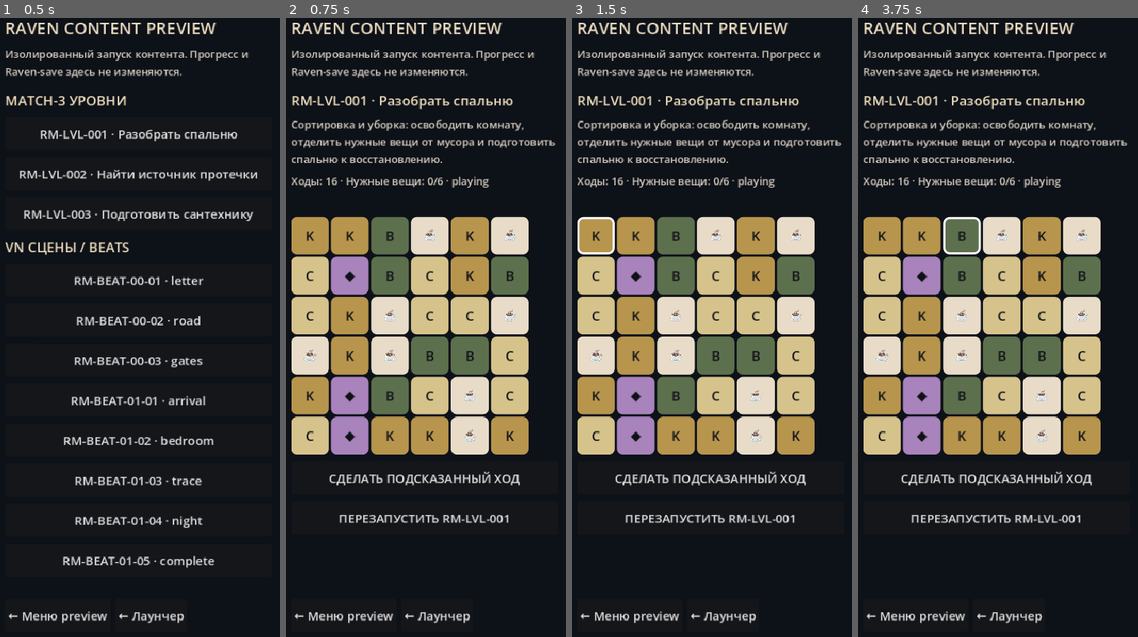
Above: before the commit, frames 1-4 (left to right).
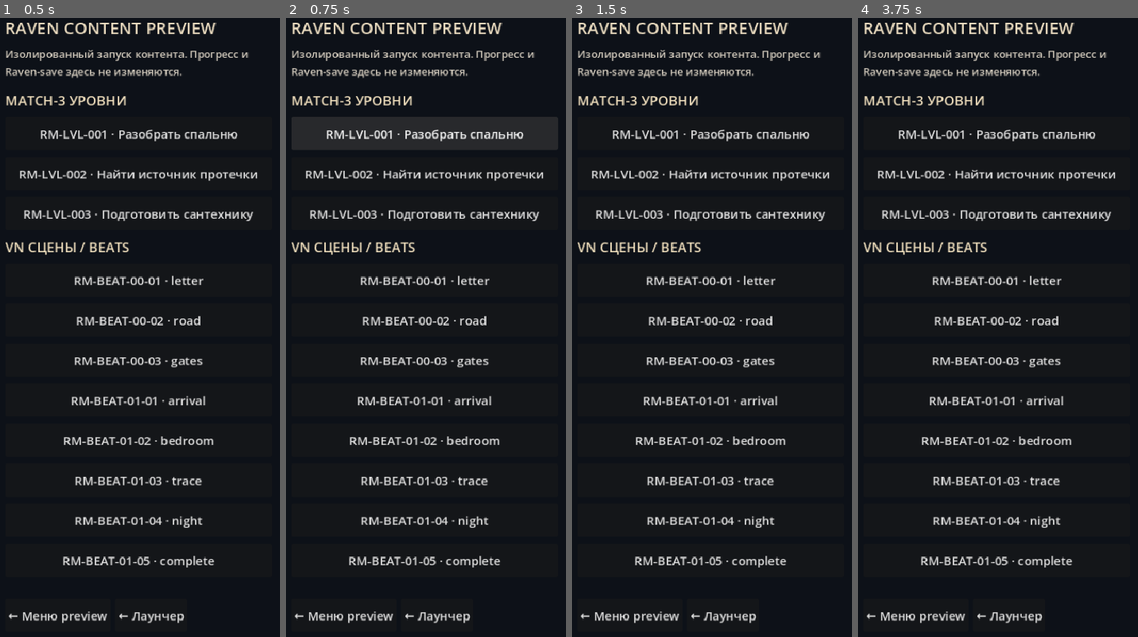
Above: after the commit, the same moments.

Repository: bezdredoff/RavenManor-Godot
Game: Godot game, scene res://scenes/raven/content_preview.tscn
The game is run twice, just before and just after one commit, with the same random seed, the same clock (stepped at 60 frames per second) and the same inputs. This scene is started directly instead of the project's main scene.
Inputs (mouse positions are in pixels of both pictures, inside the frame that each line leads up to):
- Up to frame 1 (0.5 s): no input
- Up to frame 2 (0.75 s): click "RM-LVL-001 · Разобрать спальню" at 0.5 s
- Up to frame 3 (1.5 s): click (597, 234) at 1.25 s, where only the run before the commit has a clickable "K"
- Up to frame 4 (3.75 s): click (922, 234) at 2 s, where only the run before the commit has a clickable "K"; click "ПЕРЕЗАПУСТИТЬ RM-LVL-001" (after the commit: "RM-LVL-002 · Найти источник п…") at 2.75 s; click (961, 234) at 3.5 s, where only the run before the commit has a clickable "B"

Frame 1 is identical in both runs. In frame 2, 38% of the frame differs, in the area x 1-98%, y 12-89%; in frame 3, 36%; in frame 4, 36%.
Error after the commit: Parse Error: Could not resolve class "res://scripts/shared/upds/match3_game.gd". (res://scripts/raven/raven_match3_game.gd:1)

Commit message:
refactor: preserve UPDS Match3Game byte-identically behind compatibility shims

Diff:
--- a/scripts/shared/upds/match3_game.gd
+++ b/scripts/shared/upds/match3_game.gd
@@ -1,9 +1,9 @@
 extends RefCounted
 
-const CampaignData = preload("res://scripts/raven/upds_match3_campaign_adapter.gd")
-const SeededRandom = preload("res://scripts/shared/upds/seeded_random.gd")
+const CampaignData = preload("res://scripts/match3/match3_campaign_data.gd")
+const SeededRandom = preload("res://scripts/core/seeded_random.gd")
 const CASCADE_LIMIT := 24
-const DEFAULT_LEVEL_ID := "RM-LVL-001"
+const DEFAULT_LEVEL_ID := "M3_00_LOCKER_TUTORIAL"
 
 var level_data: Dictionary
 var tiles: Array[String] = []
